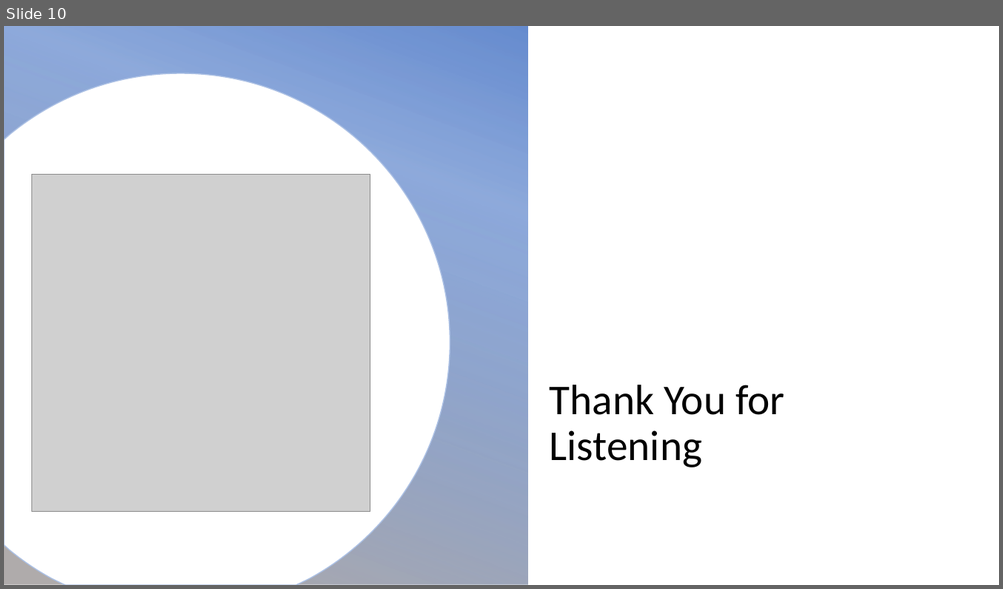
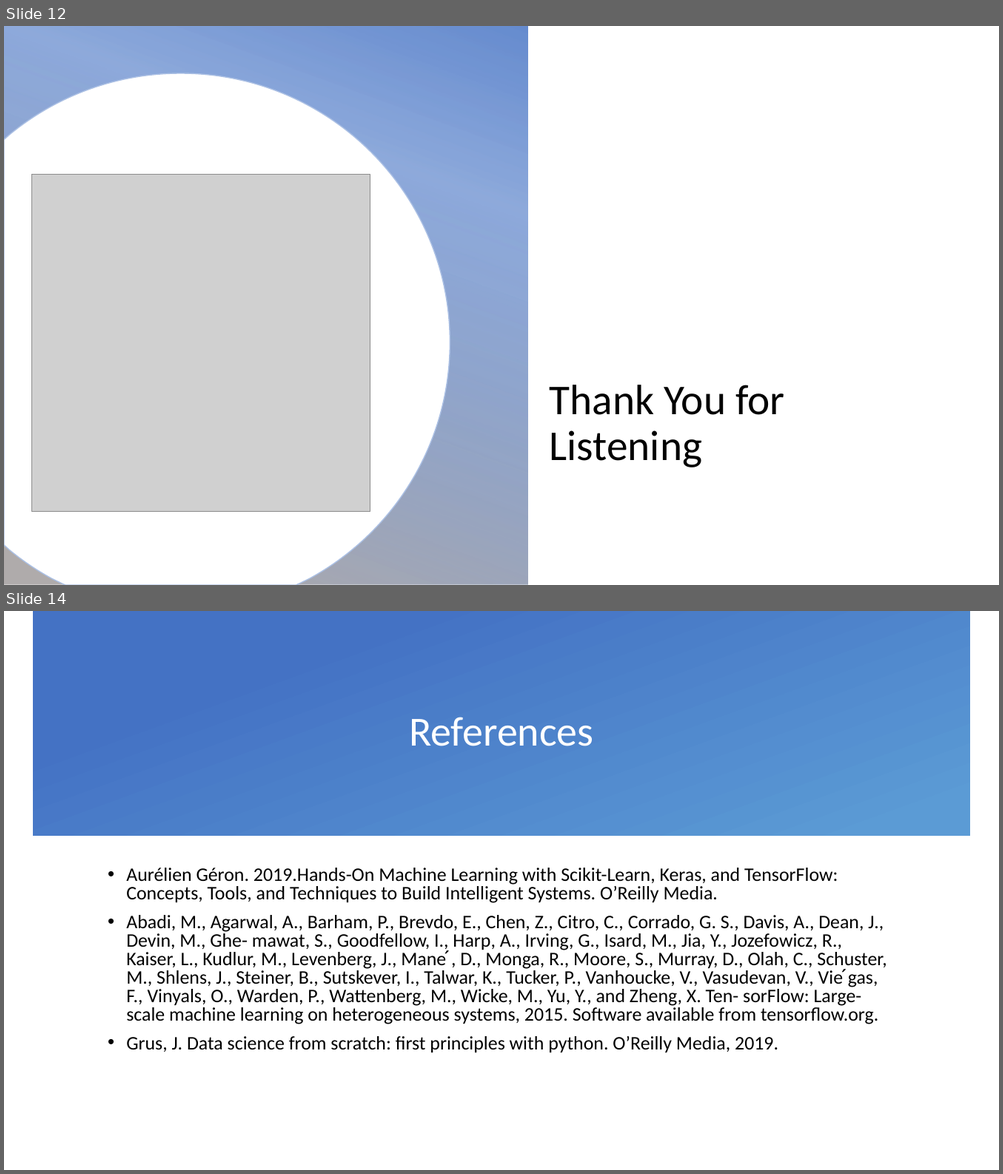
Before and after one commit to codingWithAndy/CSCM38-Adv_Topics-Cyber_Security_and_Ai, a slide deck: Coursework 1/CSCM38- Adv Topics – Cyber Security and Ai Project Proposal.pptx. Shown one above the other, each under a label of ours: slide 10 before the commit, slides 12 and 14 after it; the slides between them are not shown. The pictures are 1003x589 and 1003x1174 pixels, drawn with LibreOffice and Linux fonts; fonts in the diff are those of the drawing; grey boxes stand for pictures; background and template pictures are left out. Boxes give left, top, right and bottom in pixels: in the first picture for what was removed or moved away, otherwise in the second. Text is boxed around its words. In the diff, an @@ line names an element or a change of style, - is before the commit and + after.

```diff
--- a/Coursework 1/CSCM38- Adv Topics – Cyber Security and Ai Project Proposal.pptx
+++ b/Coursework 1/CSCM38- Adv Topics – Cyber Security and Ai Project Proposal.pptx
@@ slide 14 added at [4,611,999,1170], background picture (left out) @@
@@ rectangle added at [33,611,970,835], fill gradient #4472C4 to #5B9BD5 @@
@@ title added at [409,717,594,746], 40 pt, text #FFFFFF @@
+References
@@ text added at [126,868,886,1054], 18.5 pt, text #000000 @@
+• Aurélien Géron. 2019.Hands-On Machine Learning with Scikit-Learn, Keras, and TensorFlow: Concepts, Tools, and Techniques to Build Intelligent Systems. O’Reilly Media.
+• Abadi, M., Agarwal, A., Barham, P., Brevdo, E., Chen, Z., Citro, C., Corrado, G. S., Davis, A., Dean, J., Devin, M., Ghe- mawat, S., Goodfellow, I., Harp, A., Irving, G., Isard, M., Jia, Y., Jozefowicz, R., Kaiser, L., Kudlur, M., Levenberg, J., Mane ́, D., Monga, R., Moore, S., Murray, D., Olah, C., Schuster, M., Shlens, J., Steiner, B., Sutskever, I., Talwar, K., Tucker, P., Vanhoucke, V., Vasudevan, V., Vie ́gas, F., Vinyals, O., Warden, P., Wattenberg, M., Wicke, M., Yu, Y., and Zheng, X. Ten- sorFlow: Large-scale machine learning on heterogeneous systems, 2015. Software available from tensorflow.org.
+• Grus, J. Data science from scratch: first principles with python. O’Reilly Media, 2019.
@@ what was slide 10 is now slide 12 @@
```
Also in this commit, not shown: 6 slides changed, 6 other slides added, 3 slides removed, 13 other files.
